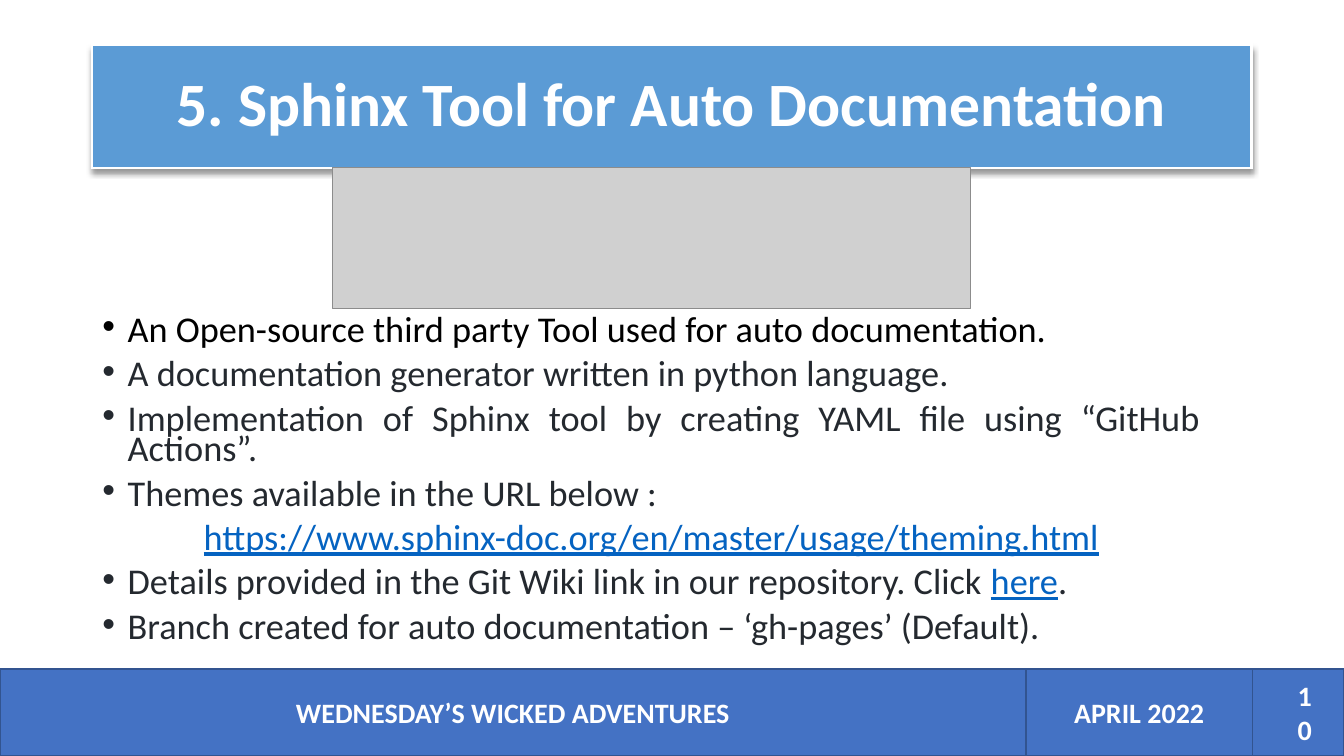
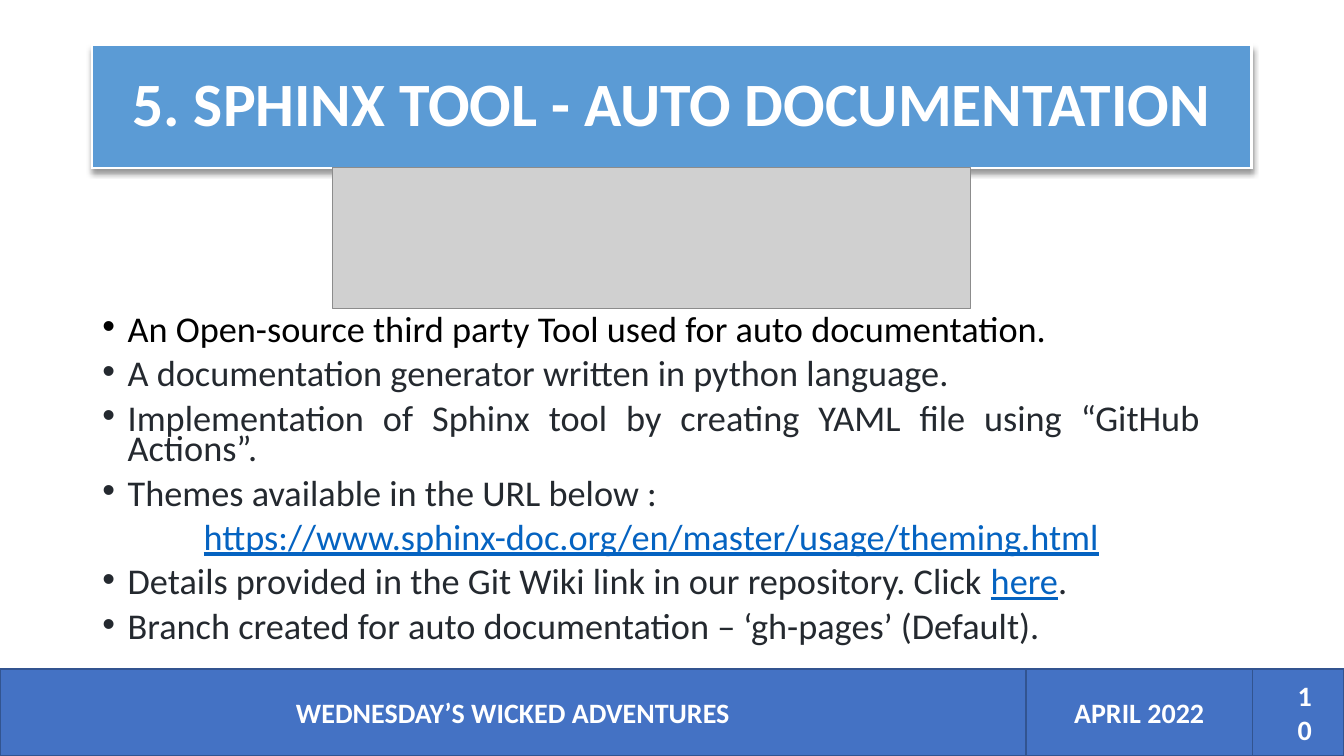
Before and after one commit to devopslecturer/awmsc2022, a slide deck: slide 10 of Wicked Adventures.pptx. Drawn at 1344x756 pixels with LibreOffice and Linux fonts; fonts in the diff are those of the drawing; grey boxes stand for pictures. Boxes give left, top, right and bottom in pixels: in the first picture for what was removed or moved away, otherwise in the second. Text is boxed around its words. In the diff, an @@ line names an element or a change of style, - is before the commit and + after.

```diff
--- a/Wicked Adventures.pptx
+++ b/Wicked Adventures.pptx
@@ title at (132,85,1210,127): text changed @@
-5. Sphinx Tool for Auto Documentation
+5. SPHINX TOOL - AUTO DOCUMENTATION
```
Also in this commit, not shown: 4 other slides changed.
